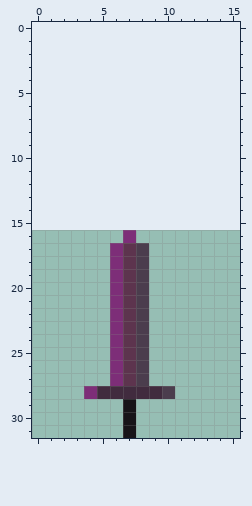
A pixel-art file gets an edit: Working_Files/Art/Character/Sword.aseprite. Above: the version before the commit.
16x16 pixels, 1 frame. The old version is drawn lined up with the new one, on the new canvas.
After:
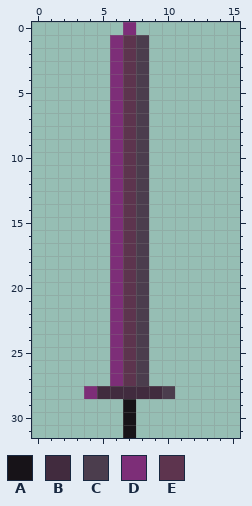
Palette (. is transparent): A #171318  B #412b3e  C #4b3d4d  D #7d2e78  E #5d344e
Change:
canvas 16x16 -> 16x32, the old top-left corner now at 0,16
y 0: x 7 . -> D
y 1..15: x 6..8 ... -> DEC
y 16: x 6..8 .D. -> DEC
Where, in picture pixels (left, top, right, bottom), the same in both pictures:
changed: (110, 22, 149, 243)
